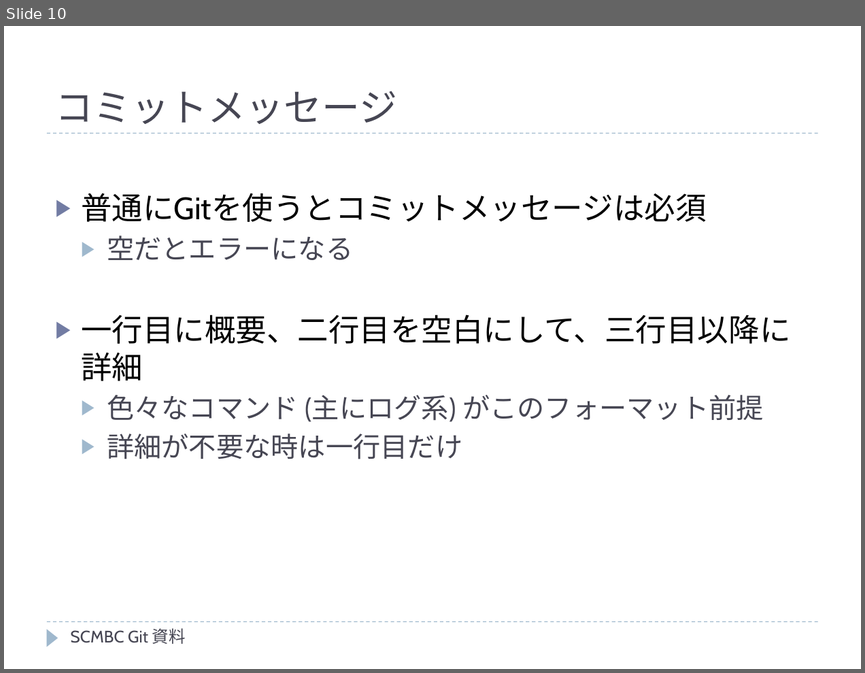
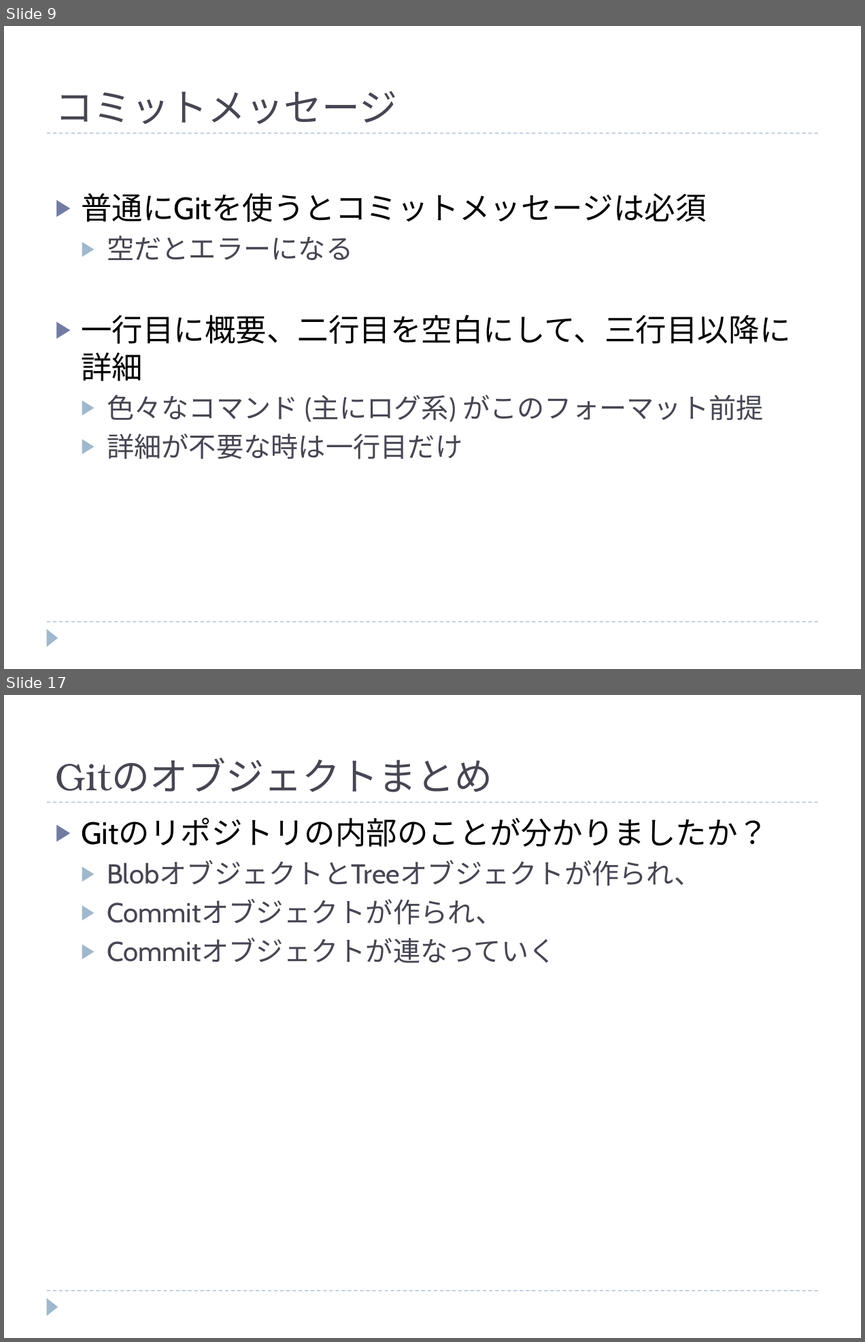
Before and after one commit to kyonmm/SCMBootCamp, a slide deck: git/presen/SCMBC_Git.pptx. Shown one above the other, each under a label of ours: slide 10 before the commit, slides 9 and 17 after it; the slides between them are not shown. The pictures are 865x673 and 865x1342 pixels, drawn with LibreOffice and Linux fonts; fonts in the diff are those of the drawing. Boxes give left, top, right and bottom in pixels: in the first picture for what was removed or moved away, otherwise in the second. Text is boxed around its words. In the diff, an @@ line names an element or a change of style, - is before the commit and + after.

Commit message:
Gitの資料を更新

```diff
--- a/git/presen/SCMBC_Git.pptx
+++ b/git/presen/SCMBC_Git.pptx
@@ slide 17 added at bbox=[4, 695, 861, 1338], background #FFFFFF; not listed: 3 template elements that a slide beside it also shows @@
@@ title added at bbox=[55, 758, 492, 792], 32 pt, text #464653 @@
+Gitのオブジェクトまとめ
@@ text added at bbox=[81, 818, 768, 963], 23 pt, text #464653 @@
+▶ Gitのリポジトリの内部のことが分かりましたか？
+  ▶ BlobオブジェクトとTreeオブジェクトが作られ、
+  ▶ Commitオブジェクトが作られ、
+  ▶ Commitオブジェクトが連なっていく
@@ what was slide 10 is now slide 9 @@
@@ slide 9 changed as well @@
@@ text removed at bbox=[71, 628, 186, 643] @@
-SCMBC Git 資料
```
Also in this commit, not shown: 32 other slides changed, 11 other slides added, 9 slides removed.
